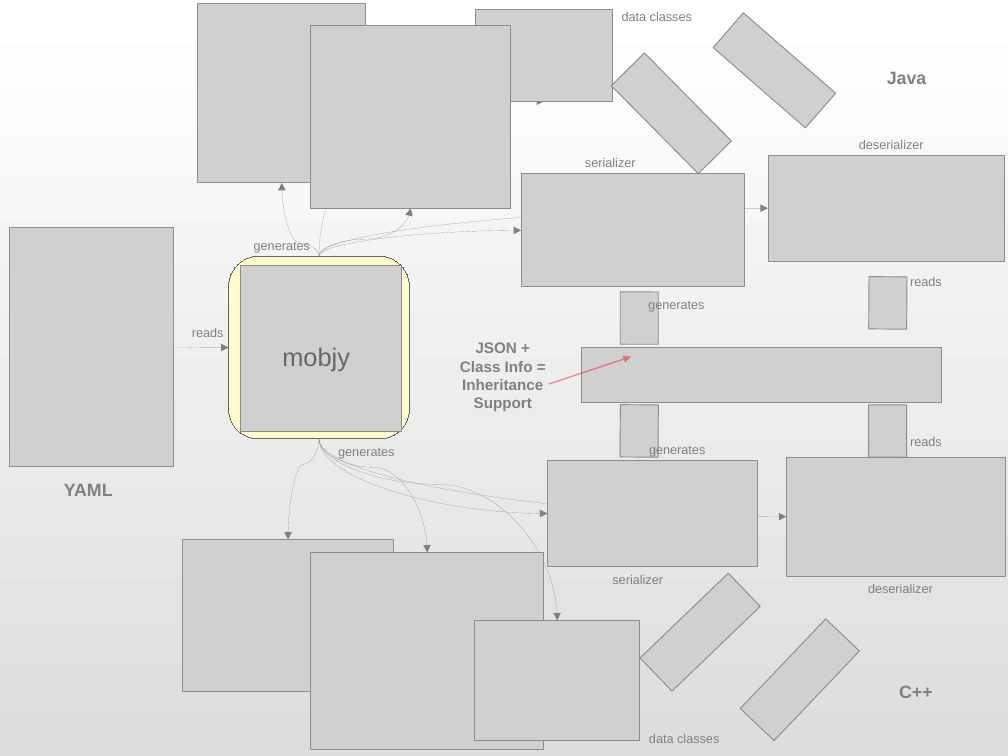
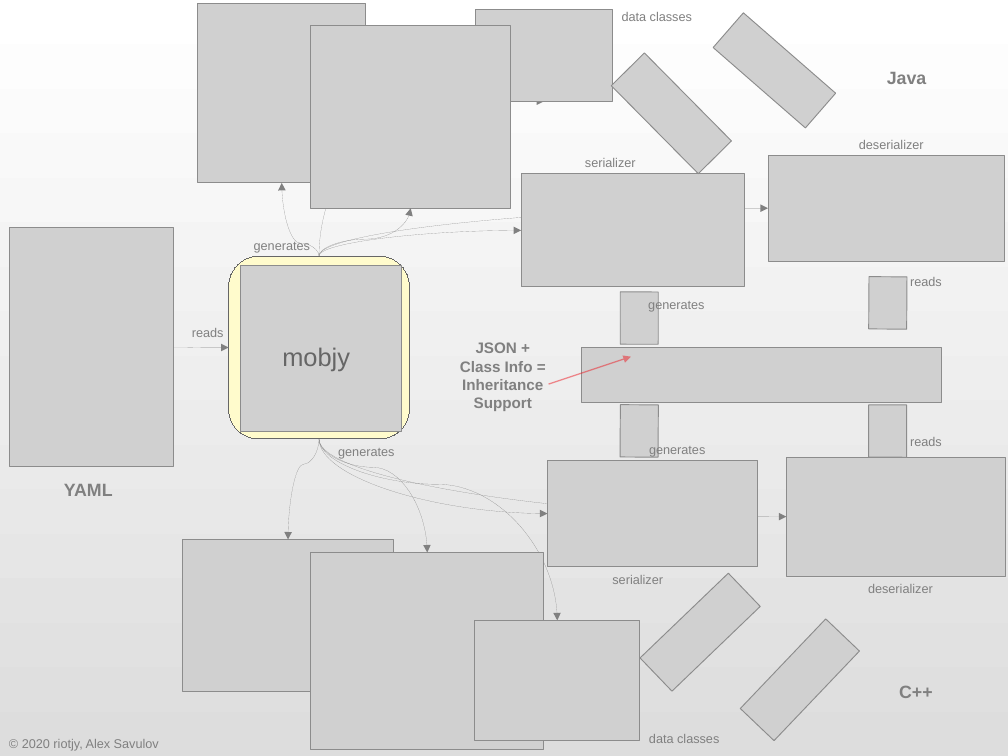
Before and after one commit to riotjy/mobjy4j, a slide deck: slide 1 of res/flow.odp. Drawn at 1008x756 pixels with LibreOffice and Linux fonts; fonts in the diff are those of the drawing; grey boxes stand for pictures. Boxes give left, top, right and bottom in pixels: in the first picture for what was removed or moved away, otherwise in the second. Text is boxed around its words. In the diff, an @@ line names an element or a change of style, - is before the commit and + after.

```diff
--- a/res/flow.odp
+++ b/res/flow.odp
@@ text added at (x1=22, y1=739, x2=159, y2=751), 10 pt, text #808080 @@
+© 2020 riotjy, Alex Savulov
```
Also in this commit, not shown: 1 other file.
